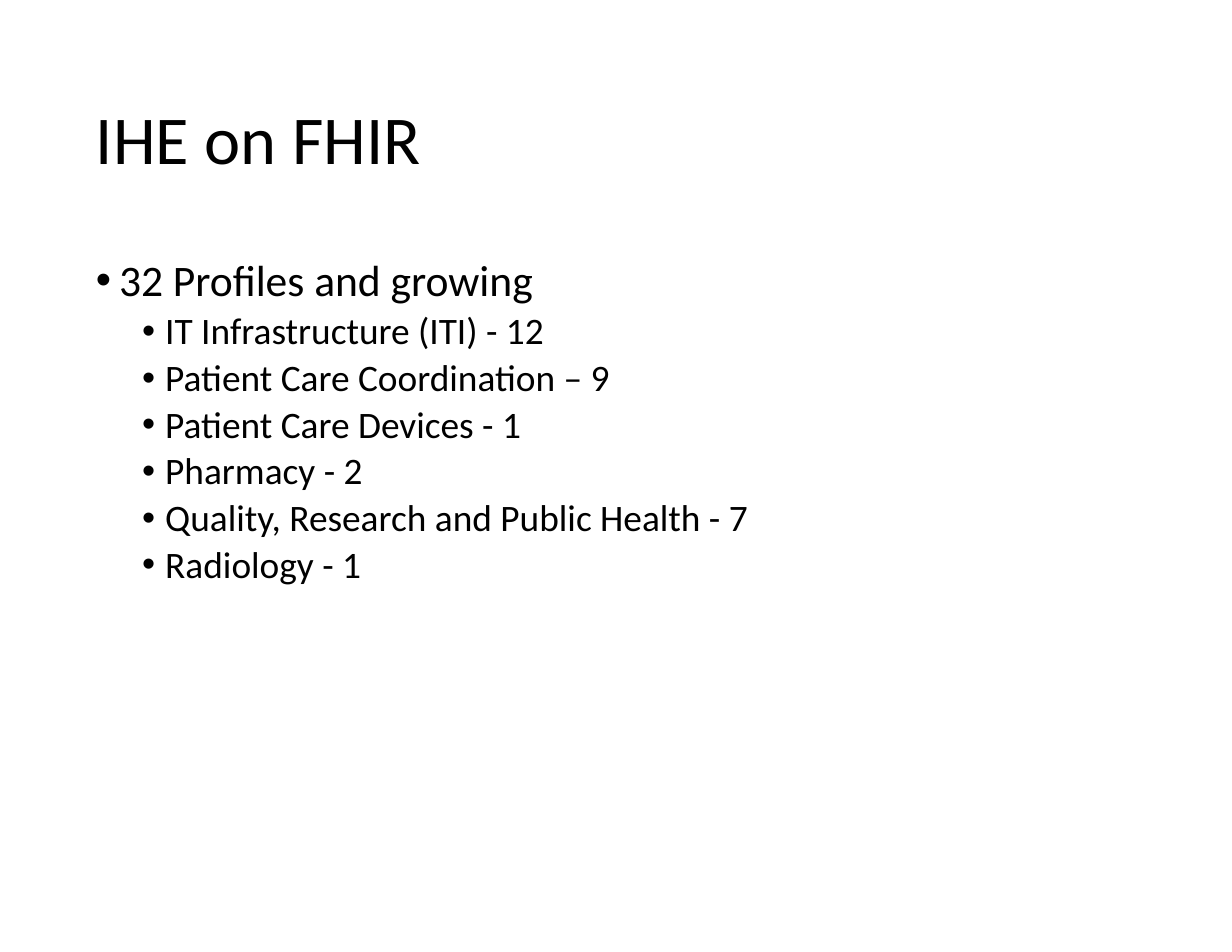
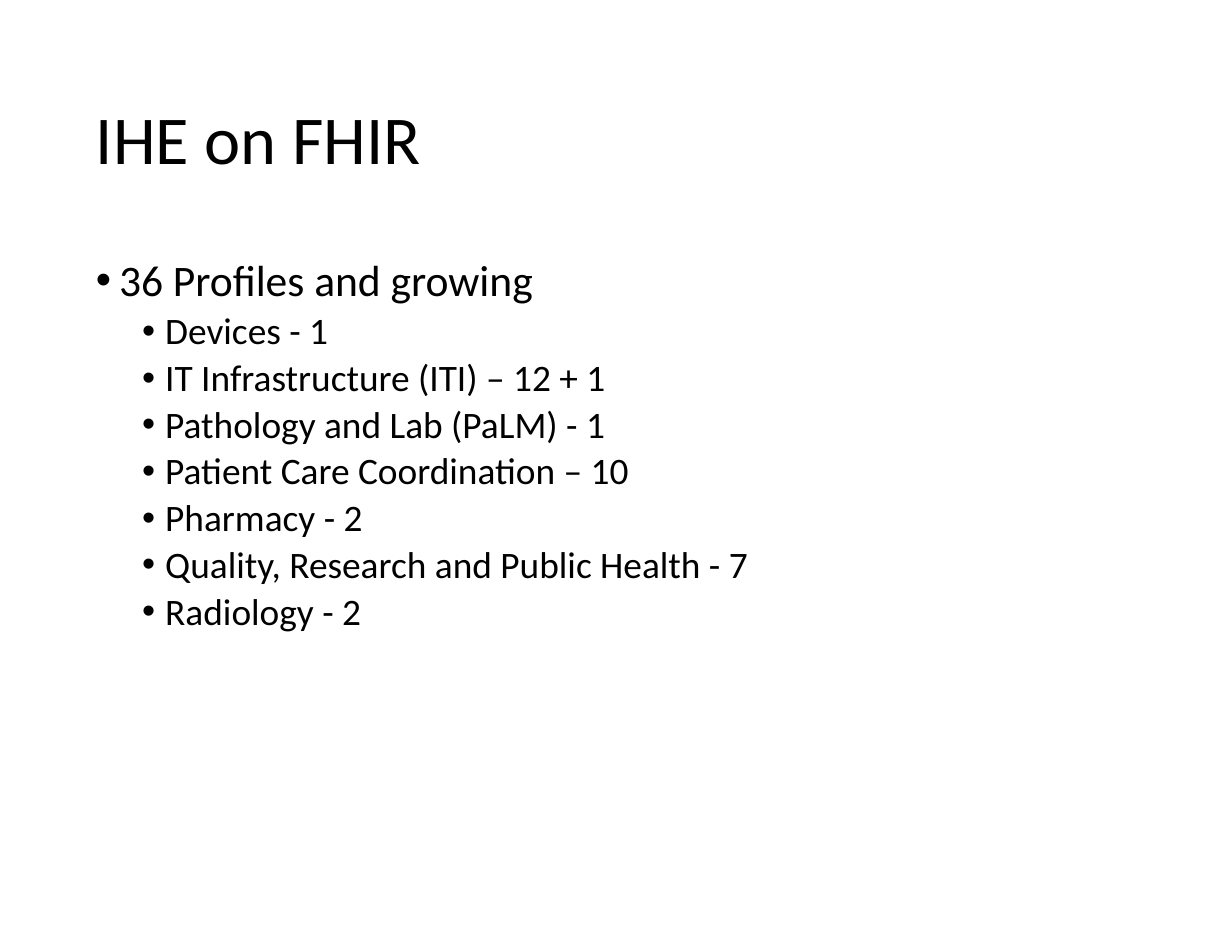
Before and after one commit to IHE/IT-Infrastructure, a slide deck: slide 17 of Presentations/IHE-FHIR-Brief.pptx (slide 15 before the commit). Drawn at 1232x952 pixels with LibreOffice and Linux fonts; fonts in the diff are those of the drawing. Boxes give left, top, right and bottom in pixels: in the first picture for what was removed or moved away, otherwise in the second. Text is boxed around its words. In the diff, an @@ line names an element or a change of style, - is before the commit and + after.

Commit message:
update IHE FHIR Brief

```diff
--- a/Presentations/IHE-FHIR-Brief.pptx
+++ b/Presentations/IHE-FHIR-Brief.pptx
@@ text at [119,265,629,485]: text changed @@
-• 32 Profiles and growing
-  • IT Infrastructure (ITI) - 12
-  • Patient Care Coordination – 9
-  • Patient Care Devices - 1
+• 36 Profiles and growing
+  • Devices - 1
+  • IT Infrastructure (ITI) – 12 + 1
+  • Pathology and Lab (PaLM) - 1
+  • Patient Care Coordination – 10
@@ text at [165,599,361,632]: text changed @@
-  • Radiology - 1
+  • Radiology - 2
```
Also in this commit, not shown: 8 other slides changed, 2 slides added.
